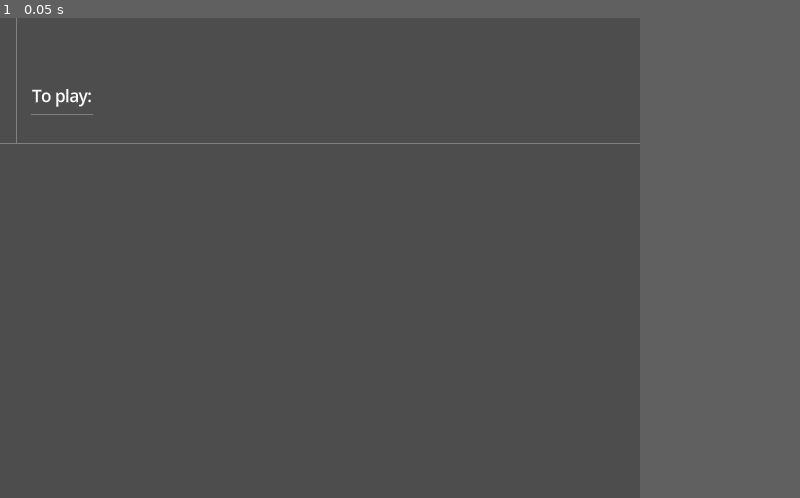
Above: before the commit, frame 1.
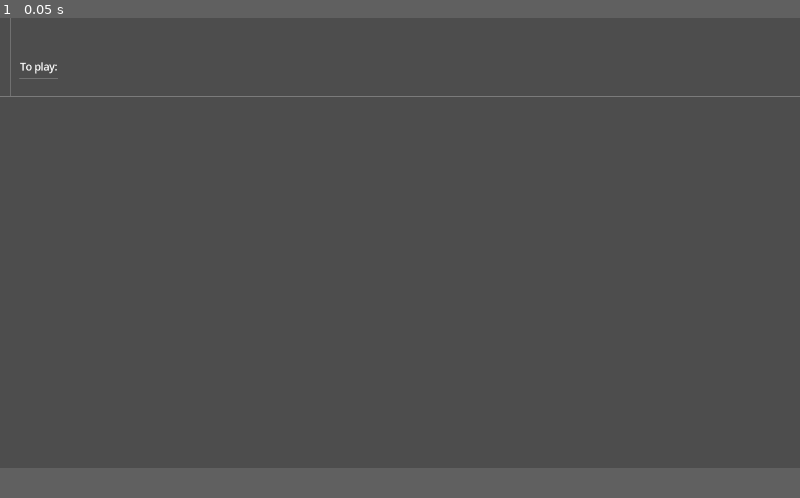
Above: after the commit, the same moment.

Repository: MichalHrbek/gdgo
Game: Godot game, scene res://scenes/main.tscn
Same seed, same stepped clock (60 frames per second), same inputs: the game is played once before the commit and once after it.
Inputs:
- Up to frame 1 (0.05 s): no input
In our replay, the window is 640x480 before the commit and 800x450 after it. These sizes can differ from the game's own. Grey fills any space a smaller window leaves; there, only what the larger window draws over its background counts as a difference.

The runs differ from the first frame. In frame 1, 0.6% of the frame differs, in the area x 0-100%, y 0-27%.
Error in both runs: Cannot call method 'get_as_text' on a null value. (res://scripts/go/ui/sgf_tree_vis.gd:21)

Commit message:
Increased default window size

Diff:
--- a/project.godot
+++ b/project.godot
@@ -17,8 +17,8 @@
 
 [display]
 
-window/size/viewport_width=640
-window/size/viewport_height=480
+window/size/viewport_width=1280
+window/size/viewport_height=720
 window/stretch/aspect="expand"
 
 [gui]
